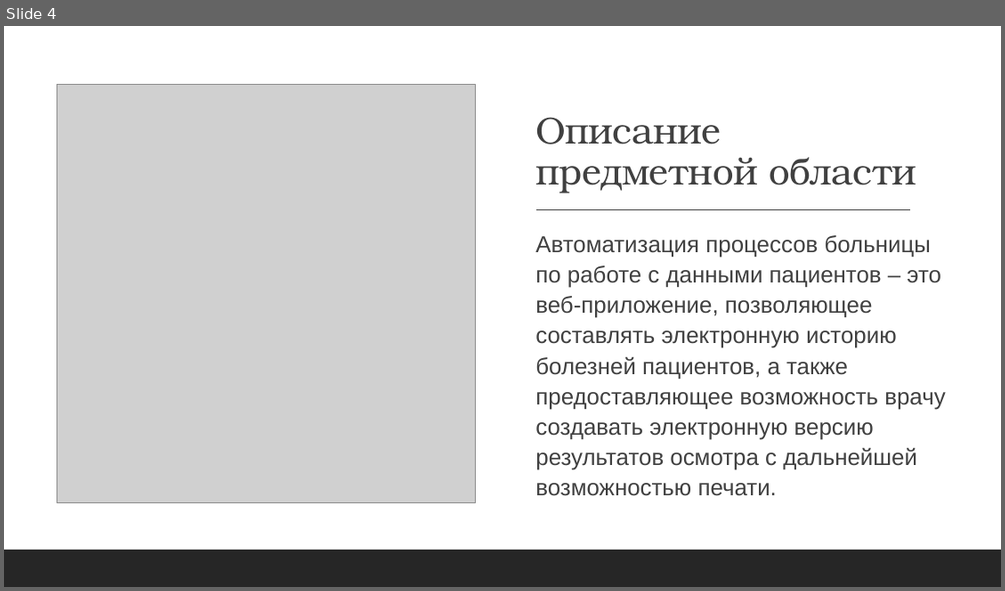
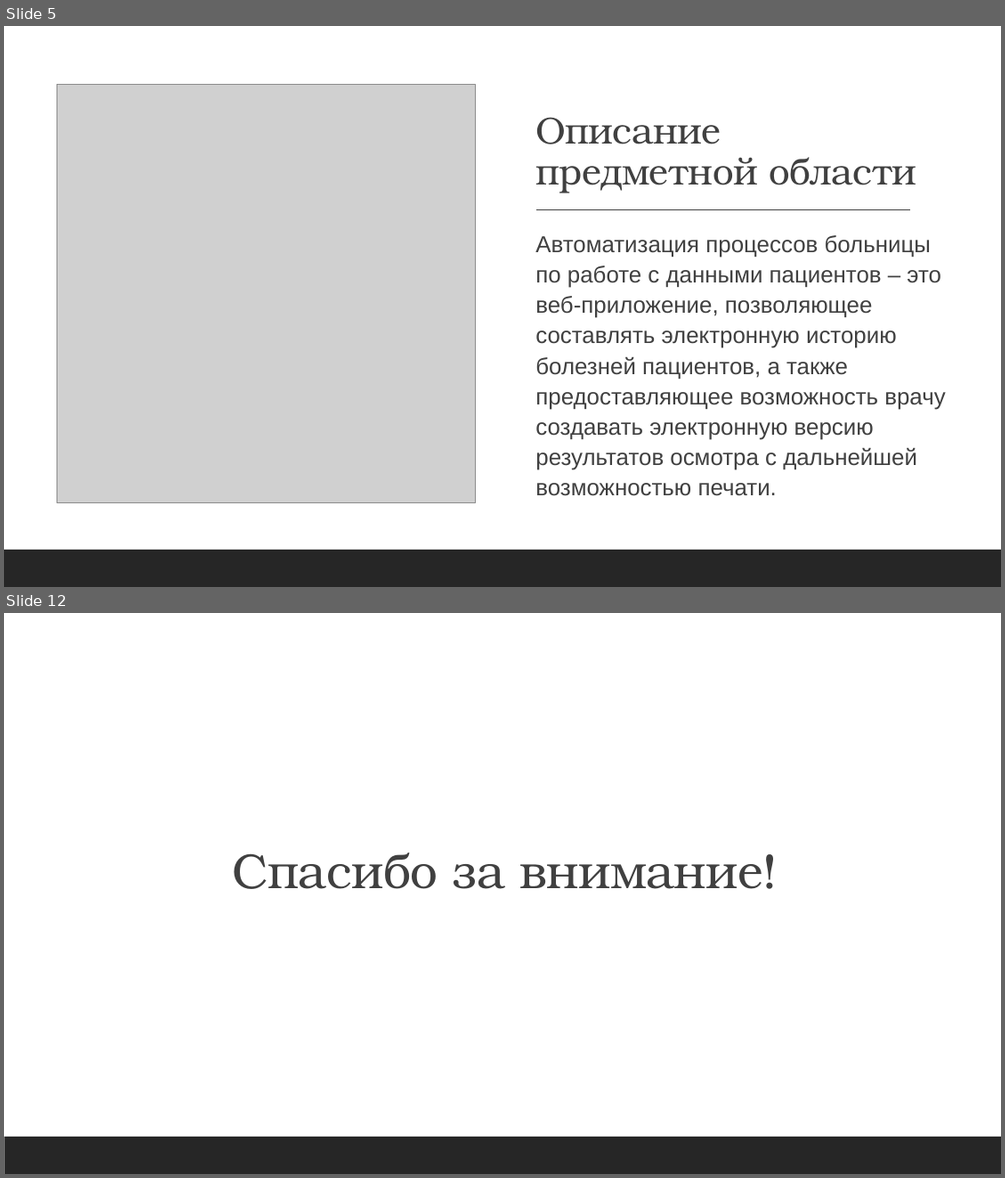
Before and after one commit to thewyolar/esap, a slide deck: Karabanov-Bulanov.pptx. Shown one above the other, each under a label of ours: slide 4 before the commit, slides 5 and 12 after it; the slides between them are not shown. The pictures are 1005x591 and 1005x1178 pixels, drawn with LibreOffice and Linux fonts; fonts in the diff are those of the drawing; grey boxes stand for pictures. Boxes give left, top, right and bottom in pixels: in the first picture for what was removed or moved away, otherwise in the second. Text is boxed around its words. In the diff, an @@ line names an element or a change of style, - is before the commit and + after.

```diff
--- a/Karabanov-Bulanov.pptx
+++ b/Karabanov-Bulanov.pptx
@@ slide 12 added at box(4, 613, 1001, 1174), background #FFFFFF @@
@@ rectangle added at box(73, 734, 938, 784), fill #FFFFFF, outline #FFFFFF 1.25 pt @@
@@ title added at box(232, 852, 762, 889), 47 pt, text #404040 @@
+Спасибо за внимание!
@@ rectangle added at box(4, 1136, 1001, 1174), fill #262626 @@
@@ what was slide 4 is now slide 5 @@
```
Also in this commit, not shown: 5 slides changed, 4 other slides added, 5 slides removed.
